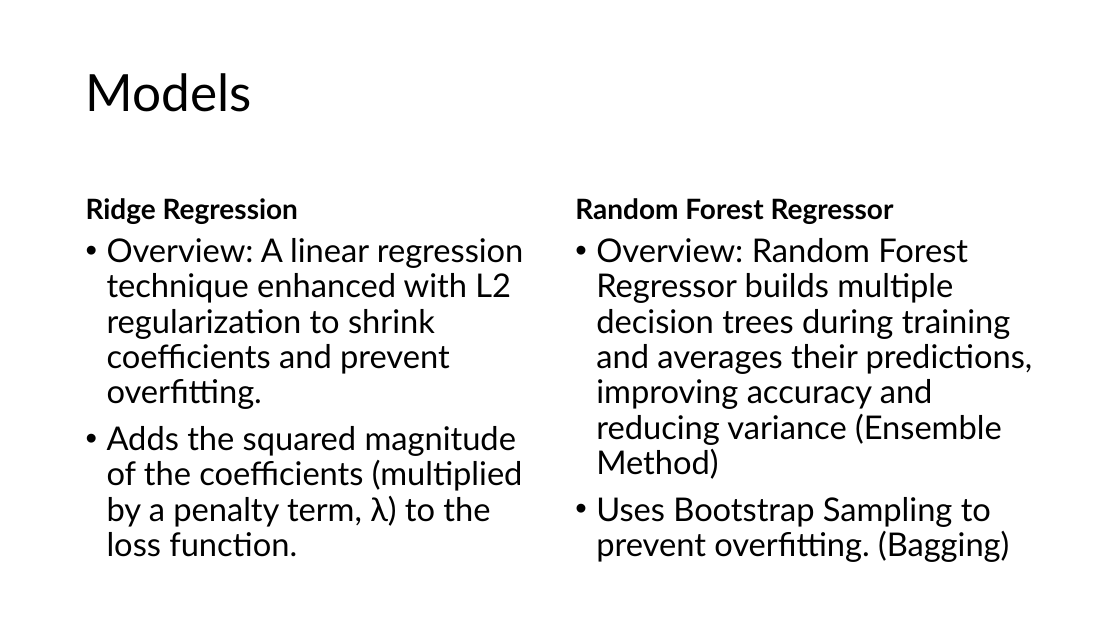
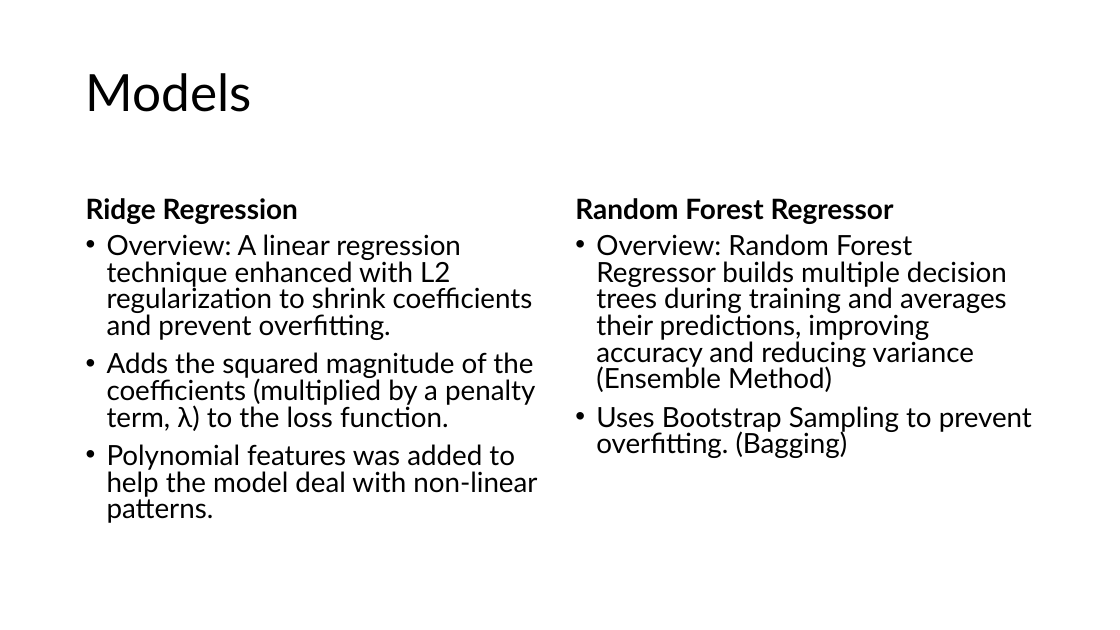
Before and after one commit to brandon-s-lin/Salary-Prediction-Model, a slide deck: slide 18 of Final Project Presentation.pptx (slide 17 before the commit). Drawn at 1120x630 pixels with LibreOffice and Linux fonts; fonts in the diff are those of the drawing. Boxes give left, top, right and bottom in pixels: in the first picture for what was removed or moved away, otherwise in the second. Text is boxed around its words. In the diff, an @@ line names an element or a change of style, - is before the commit and + after.

```diff
--- a/Final Project Presentation.pptx
+++ b/Final Project Presentation.pptx
@@ text at (x1=107, y1=234, x2=535, y2=431): size 28 to 23.8 pt in "Overview: A linear regression technique enhanced with ...", "Adds the squared magnitude of the coefficients ..."; line spacing 0.9 to 0.8 @@
@@ text "Overview: Random Forest Regressor builds ..." at (x1=596, y1=234, x2=1032, y2=458): size 28 to 23.8 pt; line spacing 0.9 to 0.8 @@
@@ text at (x1=107, y1=444, x2=537, y2=523): paragraph added @@
+• Polynomial features was added to help the model deal with non-linear patterns.
```
Also in this commit, not shown: 2 other slides changed, 3 slides added.
